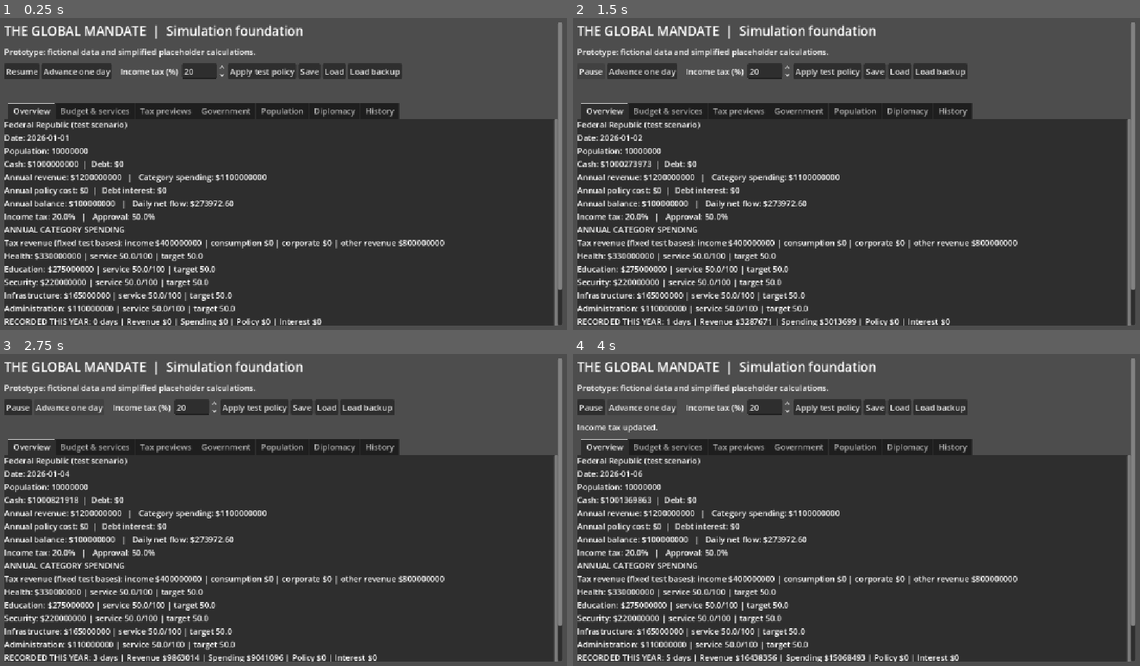
Above: before the commit, frames 1-4 (two rows, left to right).
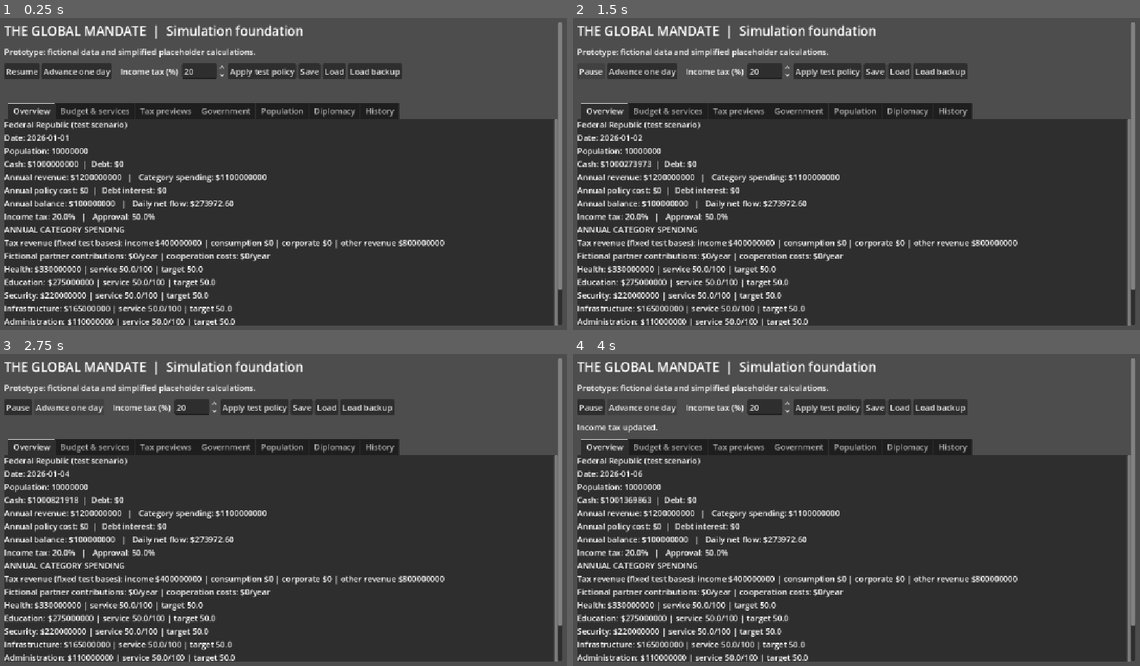
Above: after the commit, the same moments.

Repository: bhavishyadash/the-global-mandate
Game: Godot game, scene res://main.tscn
The game is run twice, just before and just after one commit, with the same random seed, the same clock (stepped at 60 frames per second) and the same inputs.
Inputs:
- Up to frame 1 (0.25 s): no input
- Up to frame 2 (1.5 s): click "Advance one day" at 0.5 s; click "Resume" at 1.25 s
- Up to frame 3 (2.75 s): click "Advance one day" at 2 s
- Up to frame 4 (4 s): click "Apply test policy" at 2.75 s; click "Advance one day" at 3.5 s

The runs differ from the first frame. In frame 1, 3.6% of the frame differs, in the area x 0-57%, y 75-99%; in frame 2, 3.8%; in frame 3, 3.7%; in frame 4, 3.8%, in the area x 0-69%, y 75-99%.

Commit message:
Session 43: account for partner contributions

Diff:
--- a/simulation/diplomacy.gd
+++ b/simulation/diplomacy.gd
@@ -9,6 +9,7 @@
 const COOPERATION_MINIMUM := {"maritime": 15.0, "northern": 0.0}
 const AGREEMENT_DAYS := 365
 const AGREEMENT_ANNUAL_COST := 10000000.0
+const AGREEMENT_ANNUAL_CONTRIBUTION := 20000000.0
 var relations := {"maritime": 30.0, "northern": -10.0}
 var cooldowns := {"maritime": 0, "northern": 0}
 var active := ""
@@ -66,6 +67,9 @@
 			count += 1
 	return count * AGREEMENT_ANNUAL_COST
 
+func annual_partner_contribution() -> float:
+	return annual_agreement_cost() / AGREEMENT_ANNUAL_COST * AGREEMENT_ANNUAL_CONTRIBUTION
+
 func end_agreement(partner: String) -> bool:
 	if not PARTNERS.has(partner) or agreements[partner] <= 0:
 		return false
--- a/simulation/world.gd
+++ b/simulation/world.gd
@@ -36,7 +36,10 @@
 const MAX_EVENTS := 200
 
 func annual_balance() -> float:
-	return country.annual_revenue - country.annual_spending - policy_annual_cost() - debt_interest()
+	return total_annual_revenue() - country.annual_spending - policy_annual_cost() - debt_interest()
+
+func total_annual_revenue() -> float:
+	return country.annual_revenue + diplomacy.annual_partner_contribution()
 
 func debt_interest() -> float:
 	return country.debt * ANNUAL_DEBT_RATE
@@ -80,7 +83,7 @@
 	var result := {"days": days, "revenue": 0.0, "spending": 0.0, "policy": 0.0, "interest": 0.0, "first_cash_exhaustion_day": 0}
 	for i in range(days):
 		var divisor := 366.0 if is_leap_year(future.date.year) else 365.0
-		result.revenue += future.country.annual_revenue / divisor
+		result.revenue += future.total_annual_revenue() / divisor
 		result.spending += future.country.annual_spending / divisor
 		result.policy += future.policy_annual_cost() / divisor
 		result.interest += future.debt_interest() / divisor
@@ -95,7 +98,7 @@
 
 func advance_day() -> void:
 	var divisor := 366.0 if is_leap_year(date.year) else 365.0
-	var revenue: float = country.annual_revenue / divisor
+	var revenue: float = total_annual_revenue() / divisor
 	var spending: float = country.annual_spending / divisor
 	var policy: float = policy_annual_cost() / divisor
 	var interest: float = debt_interest() / divisor
@@ -368,7 +371,7 @@
 		return {}
 	preview_politics.apply_tax_change(delta)
 	return {
-		"annual_revenue": projected_revenue,
+		"annual_revenue": projected_revenue + diplomacy.annual_partner_contribution(),
 		"approval": preview_politics.approval(),
 		"groups": preview_politics.groups.duplicate(true),
 	}
@@ -399,7 +402,7 @@
 	if not preview_politics.import_state(politics.export_state()):
 		return {}
 	preview_politics.apply_additional_tax_change(kind, delta)
-	return {"annual_revenue": projected_revenue, "approval": preview_politics.approval(), "groups": preview_politics.groups.duplicate(true)}
+	return {"annual_revenue": projected_revenue + diplomacy.annual_partner_contribution(), "approval": preview_politics.approval(), "groups": preview_politics.groups.duplicate(true)}
 
 func set_additional_tax(kind: String, rate: float) -> bool:
 	if preview_additional_tax(kind, rate).is_empty():
@@ -469,7 +472,7 @@
 func preview_annual_spending(amount: float) -> Dictionary:
 	if not is_finite(amount) or amount < 0.0 or amount > 10000000000.0:
 		return {}
-	var balance: float = country.annual_revenue - amount - policy_annual_cost() - debt_interest()
+	var balance: float = total_annual_revenue() - amount - policy_annual_cost() - debt_interest()
 	var year_days := 366.0 if is_leap_year(date.year) else 365.0
 	return {"annual_balance": balance, "daily_balance": balance / year_days}
 
--- a/tests/simulation_test.gd
+++ b/tests/simulation_test.gd
@@ -19,6 +19,10 @@
 	assert(declined.diplomacy.relations.maritime == 40.0)
 	assert(declined.diplomacy.agreements.maritime == 365)
 	assert(is_equal_approx(declined.policy_annual_cost(), 10000000.0))
+	assert(is_equal_approx(declined.diplomacy.annual_partner_contribution(), 20000000.0))
+	assert(is_equal_approx(declined.total_annual_revenue(), 1220000000.0))
+	assert(is_equal_approx(declined.preview_income_tax(0.20).annual_revenue, declined.total_annual_revenue()))
+	assert(is_equal_approx(declined.preview_annual_spending(1100000000.0).annual_balance, declined.annual_balance()))
 	var agreement_path := "res://tests/agreement_test.json"
 	assert(not FileAccess.file_exists(agreement_path))
 	assert(declined.save_game(agreement_path).is_empty())
@@ -30,12 +34,15 @@
 		agreement_reload.advance_day()
 	assert(agreement_reload.diplomacy.agreements.maritime == 0)
 	assert(agreement_reload.policy_annual_cost() == 0.0)
+	assert(agreement_reload.diplomacy.annual_partner_contribution() == 0.0)
 	assert(absf(agreement_forecast.cash - agreement_reload.country.treasury) < 0.1)
 	DirAccess.remove_absolute(ProjectSettings.globalize_path(agreement_path))
 	var before_agreement_cash: float = declined.country.treasury
+	var before_agreement_revenue: float = declined.fiscal.revenue
 	var expected_agreement_flow: float = declined.daily_balance()
 	declined.advance_day()
 	assert(absf(declined.country.treasury - before_agreement_cash - expected_agreement_flow) < 0.01)
+	assert(absf(declined.fiscal.revenue - before_agreement_revenue - declined.total_annual_revenue() / 365.0) < 0.01)
 	assert(declined.diplomacy.agreements.maritime == 364)
 	assert(declined.end_cooperation("maritime"))
 	assert(declined.diplomacy.relations.maritime == 35.0 and declined.policy_annual_cost() == 0.0)
--- a/ui/main.gd
+++ b/ui/main.gd
@@ -422,11 +422,12 @@
 func _refresh() -> void:
 	var c: Dictionary = world.country
 	var d: Dictionary = world.date
-	summary.text = "%s\nDate: %04d-%02d-%02d\nPopulation: %d\nC …(257 unchanged characters)… .day, c.population, c.treasury, c.debt, c.annual_revenue, c.annual_spending, world.policy_annual …(117 unchanged characters)…
+	summary.text = "%s\nDate: %04d-%02d-%02d\nPopulation: %d\nC …(257 unchanged characters)… .day, c.population, c.treasury, c.debt, world.total_annual_revenue(), c.annual_spending, world.policy_annual …(117 unchanged characters)…
 	var budget_lines := PackedStringArray(["ANNUAL CATEGORY SPENDING"])
 	var consumption_revenue: float = world.additional_tax_revenue("consumption")
 	var corporate_revenue: float = world.additional_tax_revenue("corporate")
 	budget_lines.append("Tax revenue (fixed test bases): income $%.0f | consumption $%.0f | corporate $%.0f | other revenue $%.0f" % [world.income_tax_revenue(), consumption_revenue, corporate_revenue, c.annual_revenue - world.income_tax_revenue() - consumption_revenue - corporate_revenue])
+	budget_lines.append("Fictional partner contributions: $%.0f/year | cooperation costs: $%.0f/year" % [world.diplomacy.annual_partner_contribution(), world.diplomacy.annual_agreement_cost()])
 	for category in World.CATEGORY_SHARES:
 		budget_lines.append("%s: $%.0f | service %.1f/100 | target %.1f" % [category, c.spending_categories[category], world.services.levels[category], world.services.target(category, c.spending_categories[category], c.population)])
 	var ledger: Dictionary = world.fiscal
@@ -451,7 +452,7 @@
 		people.append("%s | %.0f%% of population (~%.0f people) | approval %.1f%%\n  Raw %.1f + services %+.1f points | sensi …(393 unchanged characters)…
 	people.append("Service contribution responds gradually to the average condition of the five services. The three groups and all sensitivities are placeholders, not real demographic data or a model of individual personalities.")
 	population_summary.text = "\n\n".join(people)
-	var diplomatic_lines := PackedStringArray(["DIPLOMACY — fic …(152 unchanged characters)… d creates or renews a 365-day agreement costing $10 million per year; ending it early costs 5 relations. Only one negotiation can run at a time. No trade or conflict effects are modeled."])
+	var diplomatic_lines := PackedStringArray(["DIPLOMACY — fic …(152 unchanged characters)… d creates or renews a 365-day agreement with a $20 million annual partner contribution and $10 million annual cost; ending it early costs 5 relations. These are fictional assumptions, not trade estimates. Only one negotiation can run at a time. No trade or conflict effects are modeled."])
 	for partner in world.diplomacy.PARTNERS:
 		diplomatic_lines.append("%s: relations %.1f / 100 | cooldown %d days | cooperation %d days remaining" % [world.diplomacy.PARTNERS[partner], world.diplomacy.relations[partner], world.diplomacy.cooldowns[partner], world.diplomacy.agreements[partner]])
 	if not world.diplomacy.active.is_empty():
Not shown, changed: docs/GAME_DEVELOPMENT_REPORT.md
Not shown, changed: docs/SESSION_43.md
